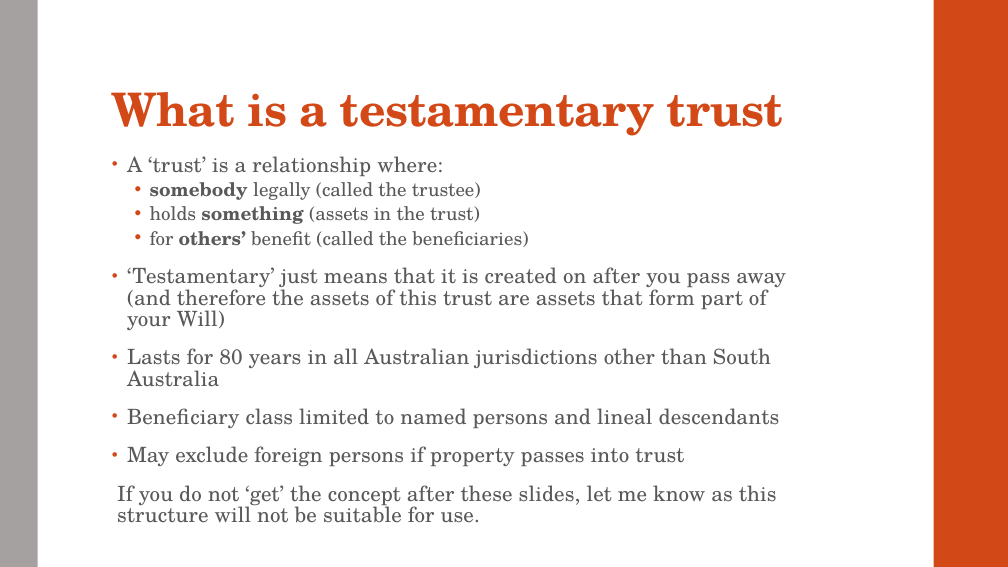
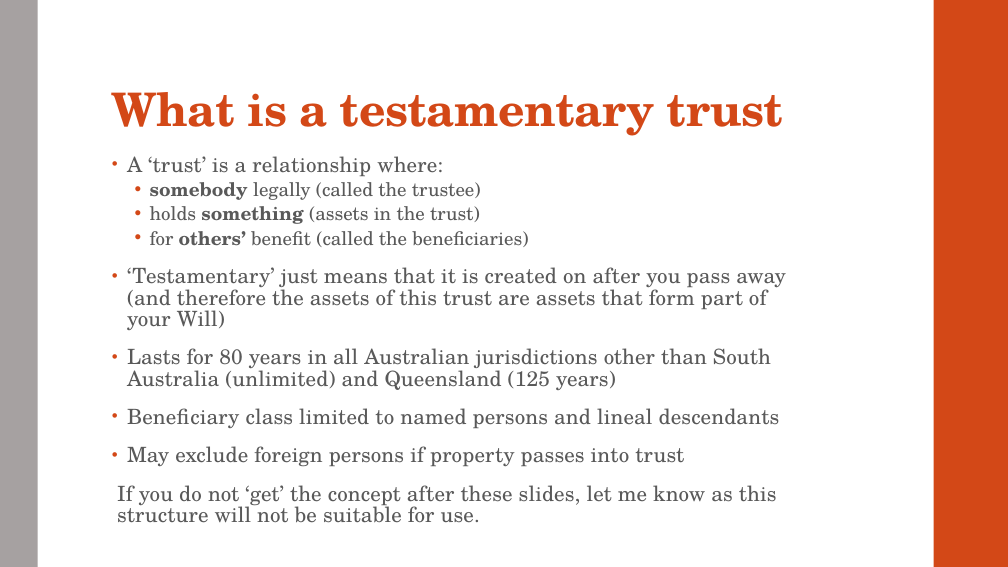
Before and after one commit to dariuschats/dariuschats.github.io, a slide deck: slide 33 of downloadables/other/Estate planning/Estate Planning Meeting Slides.pptx. Drawn at 1008x567 pixels with LibreOffice and Linux fonts; fonts in the diff are those of the drawing. Boxes give left, top, right and bottom in pixels: in the first picture for what was removed or moved away, otherwise in the second. Text is boxed around its words. In the diff, an @@ line names an element or a change of style, - is before the commit and + after.

```diff
--- a/downloadables/other/Estate planning/Estate Planning Meeting Slides.pptx
+++ b/downloadables/other/Estate planning/Estate Planning Meeting Slides.pptx
@@ text at [127, 348, 771, 390]: text changed @@
-• Lasts for 80 years in all Australian jurisdictions other than South Australia
+• Lasts for 80 years in all Australian jurisdictions other than South Australia (unlimited) and Queensland (125 years)
```
Also in this commit, not shown: 4 other slides changed, 1 slide added, 1 slide removed, 2 other files.
